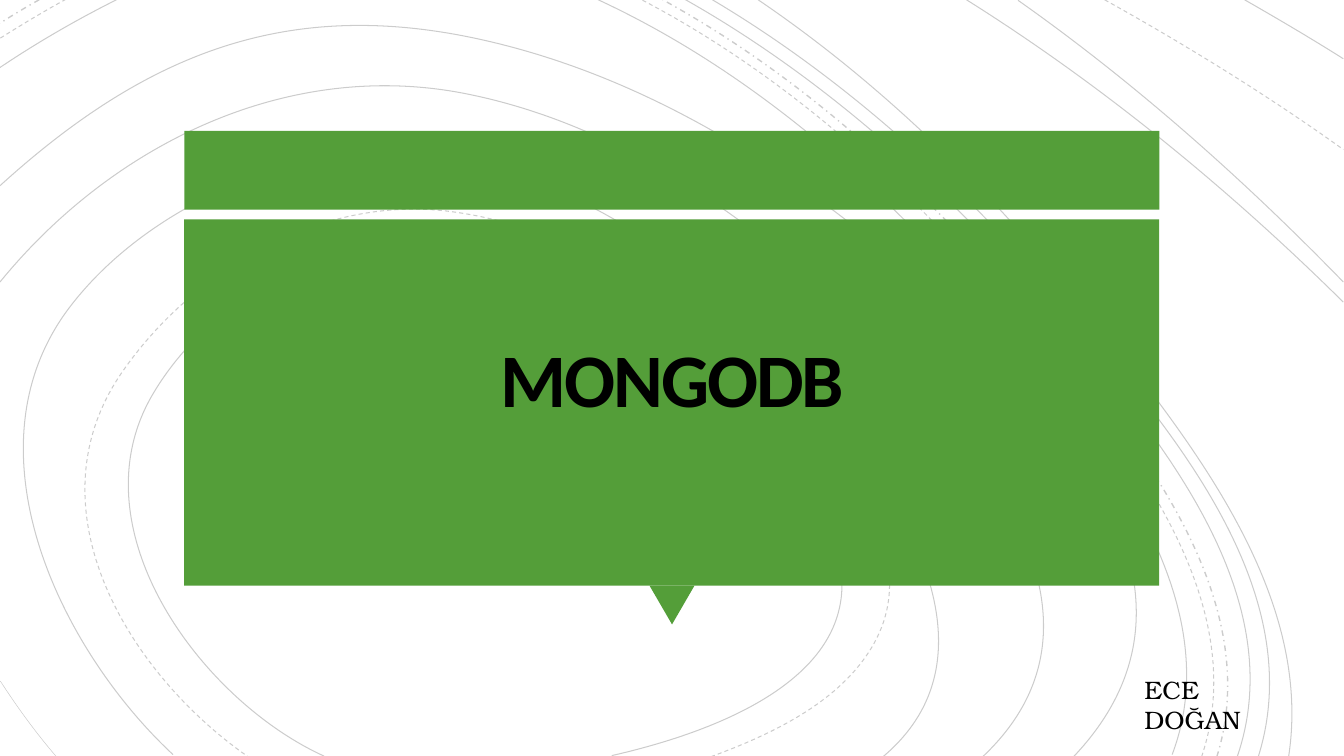
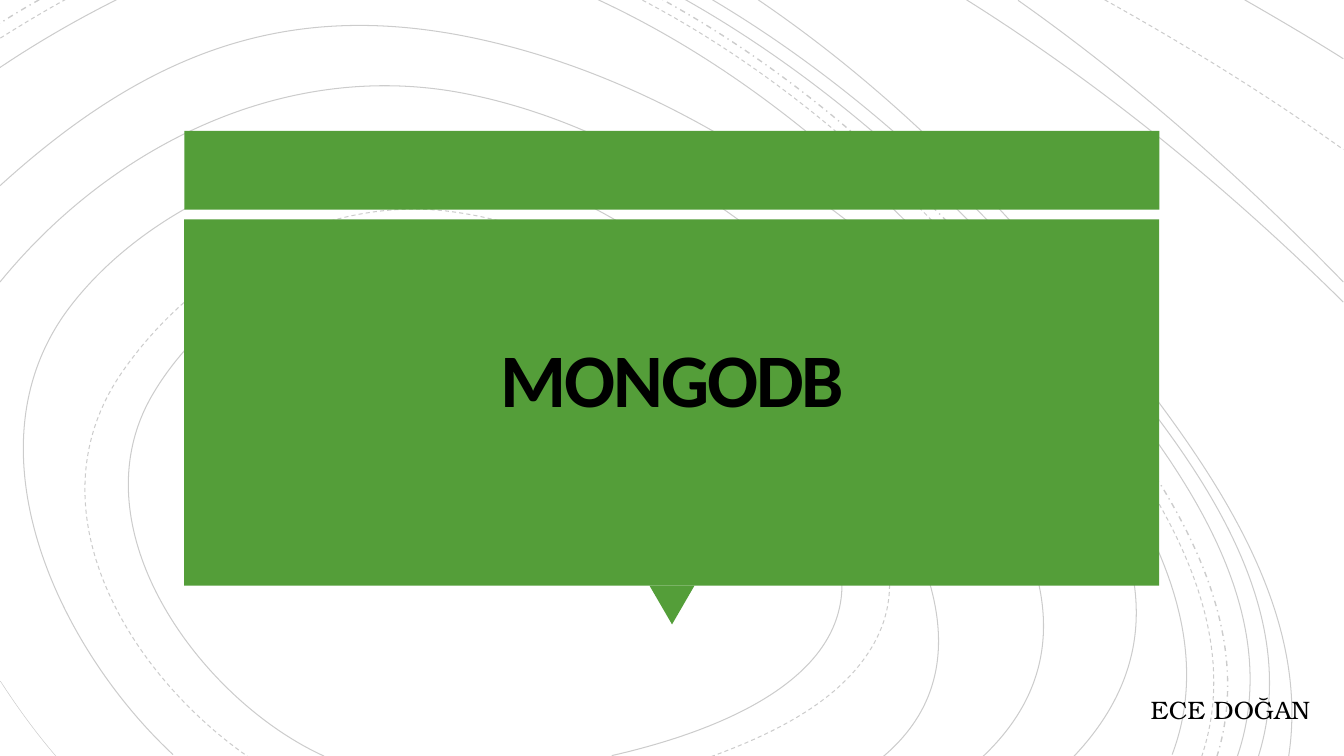
Before and after one commit to SelcukOzdemir23/Firat-Universitesi-Kaynaklar, a slide deck: slide 1 of 3.SINIF/Veritabanı/MONGODB_ECE_PYTHON.pptx. Drawn at 1344x756 pixels with LibreOffice and Linux fonts; fonts in the diff are those of the drawing. Boxes give left, top, right and bottom in pixels: in the first picture for what was removed or moved away, otherwise in the second. Text is boxed around its words. In the diff, an @@ line names an element or a change of style, - is before the commit and + after.

```diff
--- a/3.SINIF/Veritabanı/MONGODB_ECE_PYTHON.pptx
+++ b/3.SINIF/Veritabanı/MONGODB_ECE_PYTHON.pptx
@@ text "ECE DOĞAN" rewrapped from (1144, 675, 1240, 736) to (1151, 695, 1310, 725) @@
```
Also in this commit, not shown: 15 other files.
